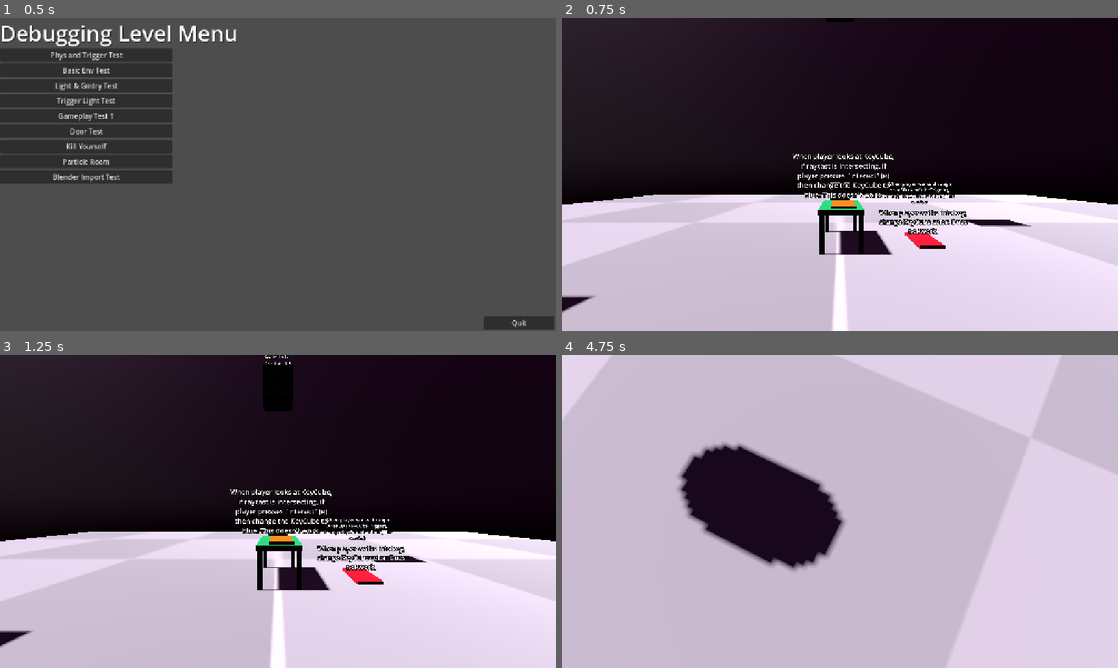
Above: before the commit, frames 1-4 (two rows, left to right).
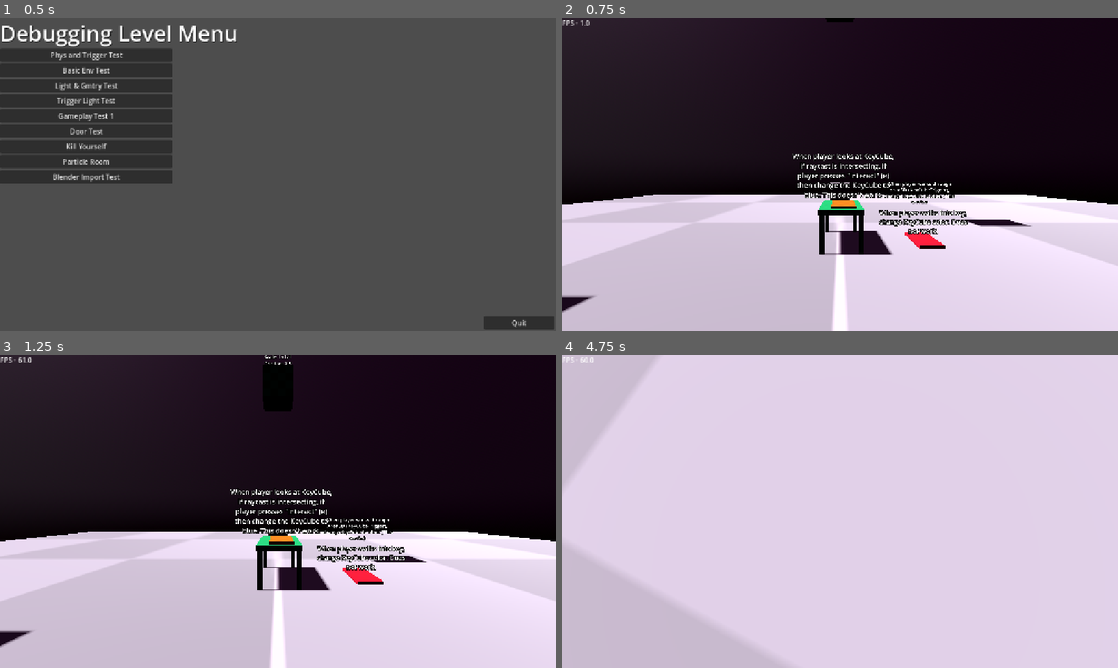
Above: after the commit, the same moments.

Repository: RubberDev/3d-game-test
Game: Godot game, scene res://TitleScreens/DebugTitleScr/DebugTitleScreen.tscn
Two runs of this game, one before a commit and one after it. Both use one fixed random seed, a clock stepped at 60 frames per second and the inputs below. Sound files missing from this copy of the repository are replaced by a short silence.
Inputs (mouse positions are in pixels of both pictures, inside the frame that each line leads up to):
- Up to frame 1 (0.5 s): no input
- Up to frame 2 (0.75 s): click "Phys and Trigger Test" at 0.5 s
- Up to frame 3 (1.25 s): no input
- Up to frame 4 (4.75 s): tap Enter at 1.25 s; move the mouse to (867, 511) at 1.27 s; hold Ctrl (Crouch) 1.28-2.03 s; hold W (Forward) from 1.28 s (still down); tap Space (Jump) at 1.52, 2.27, 3.77, 4.52 s; tap Alt (Sneak) at 1.55, 2.1, 3.8 s; move the mouse to (812, 511) at 2.02 s; tap Shift (Sprint) at 2.3 s; move the mouse to (851, 505) at 2.77 s; hold Shift (Sprint) 2.78-3.53 s; tap Ctrl (Crouch) at 3.05, 3.6 s; move the mouse to (834, 517) at 3.52 s; move the mouse to (878, 514) at 4.27 s; hold Shift (Sprint) from 4.28 s (still down); tap F (Flashlight) at 4.35 s

Frame 1 is identical in both runs. In frame 2, less than 0.1% of the frame differs, in the area x 0-5%, y 0-3%; in frame 3, less than 0.1%; in frame 4, 65%, in the area x 0-100%, y 0-100%.

Commit message:
Added crouching, FPS counter for test lvl 1

Diff:
--- /dev/null
+++ b/Dev_Levels/Test_Level_1/control.gd
@@ -0,0 +1,4 @@
+extends Control
+
+func _process(_delta: float) -> void:
+	$FPS.text = "FPS - " + str(Engine.get_frames_per_second())
--- a/Dev_Levels/Test_Level_1/test_level_1.tscn
+++ b/Dev_Levels/Test_Level_1/test_level_1.tscn
@@ -9,6 +9,7 @@
 [ext_resource type="PackedScene" uid="uid://cl42ni6gf1etq" path="res://Models/Debug/dev_key_1.tscn" id="7_ml1yn"]
 [ext_resource type="PackedScene" uid="uid://cojplmxokqxtb" path="res://Models/Debug/dev_key_2.tscn" id="8_dqfr0"]
 [ext_resource type="Script" uid="uid://d50kg10m25pu" path="res://Dev_Levels/Test_Level_1/Scripts/key_cube_trigger.gd" id="9_wkp3r"]
+[ext_resource type="Script" uid="uid://c7hd3q22ebicl" path="res://Dev_Levels/Test_Level_1/control.gd" id="10_w6vlv"]
 
 [sub_resource type="StandardMaterial3D" id="StandardMaterial3D_5ib03"]
 albedo_texture = ExtResource("2_8ojrh")
@@ -139,4 +140,17 @@
 text = "When player walks through Area3D (KeyCubeTrigger), change KeyCube to blue. (This works)"
 autowrap_mode = 2
 
+[node name="Control" type="Control" parent="."]
+layout_mode = 3
+anchors_preset = 0
+offset_right = 195.0
+offset_bottom = 40.0
+script = ExtResource("10_w6vlv")
+
+[node name="FPS" type="Label" parent="Control"]
+layout_mode = 0
+offset_right = 40.0
+offset_bottom = 23.0
+text = "FPS - "
+
 [connection signal="body_entered" from="KeyCubeTrigger" to="KeyCubeTrigger" method="_on_body_entered"]
--- a/Player/Player.tscn
+++ b/Player/Player.tscn
@@ -37,6 +37,23 @@
 "values": [false, true]
 }
 
+[sub_resource type="Animation" id="Animation_ddoul"]
+resource_name = "Idle"
+length = 2.0
+loop_mode = 1
+tracks/0/type = "value"
+tracks/0/imported = false
+tracks/0/enabled = true
+tracks/0/path = NodePath("PlyrCam:position")
+tracks/0/interp = 1
+tracks/0/loop_wrap = true
+tracks/0/keys = {
+"times": PackedFloat32Array(0, 1, 2),
+"transitions": PackedFloat32Array(1, 1, 1),
+"update": 0,
+"values": [Vector3(0, 0.66122687, 0), Vector3(0, 0.6025871, 0), Vector3(0, 0.661, 0)]
+}
+
 [sub_resource type="Animation" id="Animation_q3lat"]
 length = 0.001
 tracks/0/type = "value"
@@ -58,6 +75,18 @@
 tracks/1/interp = 1
 tracks/1/loop_wrap = true
 tracks/1/keys = {
+"times": PackedFloat32Array(0),
+"transitions": PackedFloat32Array(1),
+"update": 1,
+"values": [false]
+}
+tracks/2/type = "value"
+tracks/2/imported = false
+tracks/2/enabled = true
+tracks/2/path = NodePath("CrouchCollision:disabled")
+tracks/2/interp = 1
+tracks/2/loop_wrap = true
+tracks/2/keys = {
 "times": PackedFloat32Array(0),
 "transitions": PackedFloat32Array(1),
 "update": 1,
@@ -92,26 +121,51 @@
 "values": [true, false]
 }
 
-[sub_resource type="Animation" id="Animation_ddoul"]
-resource_name = "Idle"
-length = 2.0
+[sub_resource type="Animation" id="Animation_8g4oa"]
+resource_name = "Crouching"
+length = 4.0
 loop_mode = 1
 tracks/0/type = "value"
 tracks/0/imported = false
 tracks/0/enabled = true
-tracks/0/path = NodePath("PlyrCam:position")
+tracks/0/path = NodePath("PlyrCollision:disabled")
 tracks/0/interp = 1
 tracks/0/loop_wrap = true
 tracks/0/keys = {
-"times": PackedFloat32Array(0, 1, 2),
+"times": PackedFloat32Array(0, 4),
+"transitions": PackedFloat32Array(1, 1),
+"update": 1,
+"values": [true, true]
+}
+tracks/1/type = "value"
+tracks/1/imported = false
+tracks/1/enabled = true
+tracks/1/path = NodePath("CrouchCollision:disabled")
+tracks/1/interp = 1
+tracks/1/loop_wrap = true
+tracks/1/keys = {
+"times": PackedFloat32Array(0, 4),
+"transitions": PackedFloat32Array(1, 1),
+"update": 1,
+"values": [false, false]
+}
+tracks/2/type = "value"
+tracks/2/imported = false
+tracks/2/enabled = true
+tracks/2/path = NodePath("PlyrCam:position")
+tracks/2/interp = 1
+tracks/2/loop_wrap = true
+tracks/2/keys = {
+"times": PackedFloat32Array(0, 2, 4),
 "transitions": PackedFloat32Array(1, 1, 1),
 "update": 0,
-"values": [Vector3(0, 0.66122687, 0), Vector3(0, 0.6025871, 0), Vector3(0, 0.661, 0)]
+"values": [Vector3(0, -0.22343895, 0), Vector3(0, -0.26188296, 0), Vector3(0, -0.223, 0)]
 }
 
 [sub_resource type="AnimationLibrary" id="AnimationLibrary_tok1r"]
 _data = {
 &"Crouch": SubResource("Animation_3qydi"),
+&"Crouching": SubResource("Animation_8g4oa"),
 &"Idle": SubResource("Animation_ddoul"),
 &"RESET": SubResource("Animation_q3lat"),
 &"Uncrouch": SubResource("Animation_tok1r")
@@ -126,20 +180,15 @@
 transform = Transform3D(1, 0, 0, 0, 1, 0, 0, 0, 1, 0, 0.66122687, 0)
 
 [node name="PlyrCollision" type="CollisionShape3D" parent="."]
+visible = false
 shape = SubResource("CapsuleShape3D_jdikb")
 
 [node name="PlyrMesh" type="MeshInstance3D" parent="PlyrCollision"]
 mesh = SubResource("CapsuleMesh_fc6ud")
 
-[node name="CamPos" type="Node3D" parent="PlyrCollision"]
-transform = Transform3D(1, 0, 0, 0, 1, 0, 0, 0, 1, 0, 0.661, 0)
-
 [node name="CrouchCollision" type="CollisionShape3D" parent="."]
 transform = Transform3D(1, 0, 0, 0, 1, 0, 0, 0, 1, 0, -0.48779297, 0)
 shape = SubResource("CapsuleShape3D_3qydi")
-
-[node name="CamPos" type="Node3D" parent="CrouchCollision"]
-transform = Transform3D(1, 0, 0, 0, 1, 0, 0, 0, 1, 0, 0.31313217, 0)
 
 [node name="AnimationPlayer" type="AnimationPlayer" parent="."]
 libraries = {
--- a/Player/Scripts/player.gd
+++ b/Player/Scripts/player.gd
@@ -47,28 +47,40 @@
 			$PlyrCam.rotation.x = clamp($PlyrCam.rotation.x, -PI/2, PI/2)
 
 	# Sprinting
-	if Input.is_action_pressed("Sprint"):
+	if Input.is_action_pressed("Sprint") and Crouched == false:
 		SPEED = SP_SPEED
-	elif Input.is_action_just_released("Sprint"):
+	elif Input.is_action_just_released("Sprint") and Crouched == false:
 		SPEED = DEF_SPEED
 
 	# Sneaking
-	if Input.is_action_just_pressed("Sneak"):
+	if Input.is_action_just_pressed("Sneak") and Crouched == false:
 		SPEED = SN_SPEED
-	elif Input.is_action_just_released("Sneak"):
+	elif Input.is_action_just_released("Sneak") and Crouched == false:
 		SPEED = DEF_SPEED
 
 	# Crouching
-	if Input.is_action_pressed("Crouch"):
-		SPEED = CR_SPEED
-		Crouched = true
-		$PlyrCollision.set_deferred("disabled", true)
-		$CrouchCollision.set_deferred("disabled", false)
-	elif Input.is_action_just_released("Crouch"):
-		SPEED = DEF_SPEED
-		Crouched = false
-		$PlyrCollision.set_deferred("disabled", false)
-		$CrouchCollision.set_deferred("disabled", true)
+	if Input.is_action_just_pressed("Crouch"):
+		if Crouched == false:
+			SPEED = CR_SPEED
+			Crouched = true
+			JUMP_VELOCITY = 1.5
+			$AnimationPlayer.play("Crouching")
+			$PlyrCollision.set_deferred("disabled", true)
+			$CrouchCollision.set_deferred("disabled", false)
+			print(Crouched)
+		else:
+			SPEED = DEF_SPEED
+			Crouched = false
+			JUMP_VELOCITY = 3.5
+			$AnimationPlayer.play("Idle")
+			$PlyrCollision.set_deferred("disabled", false)
+			$CrouchCollision.set_deferred("disabled", true)
+
+	if Input.is_action_just_pressed("Pause"):
+		if Input.mouse_mode == Input.MOUSE_MODE_CAPTURED:
+			Input.mouse_mode = Input.MOUSE_MODE_VISIBLE
+		elif Input.mouse_mode == Input.MOUSE_MODE_VISIBLE:
+			Input.mouse_mode = Input.MOUSE_MODE_CAPTURED
 
 # Player damage
 func Damage(dmgAmount : int):
Not shown, added: Dev_Levels/Test_Level_1/control.gd.uid
Not shown: 1 places in Dev_Levels/Test_Level_1/test_level_1.tscn that only renumber resources
Not shown: 1 places in Player/Player.tscn that only renumber resources
